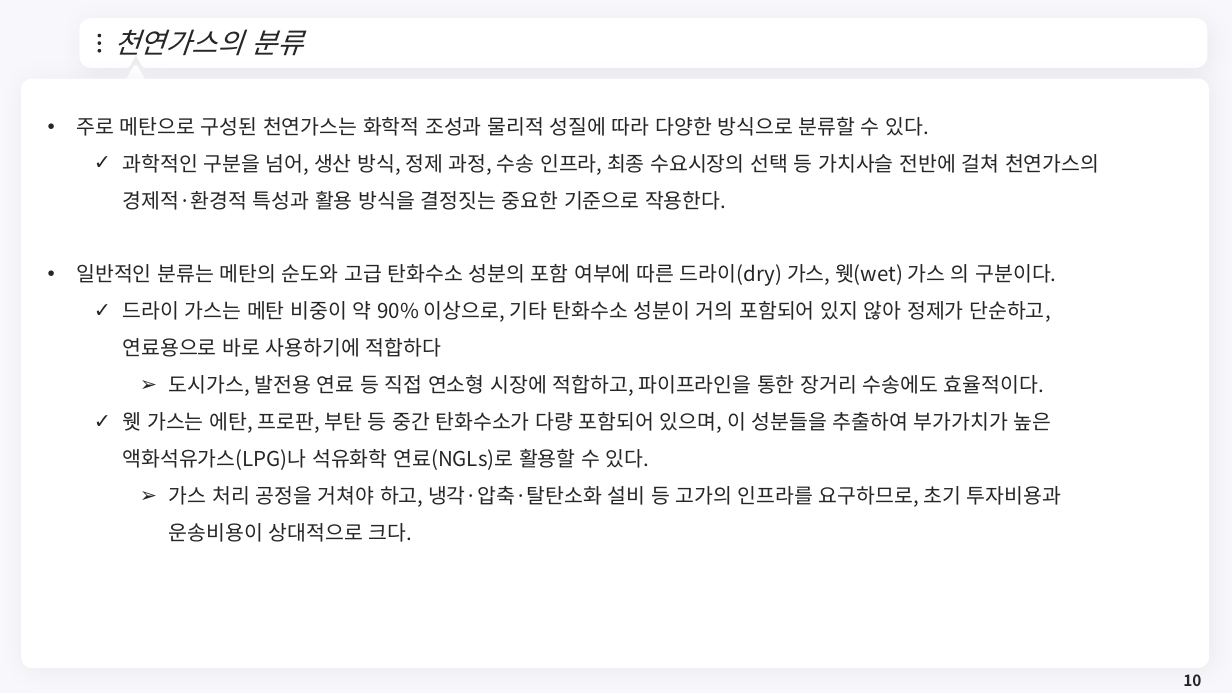
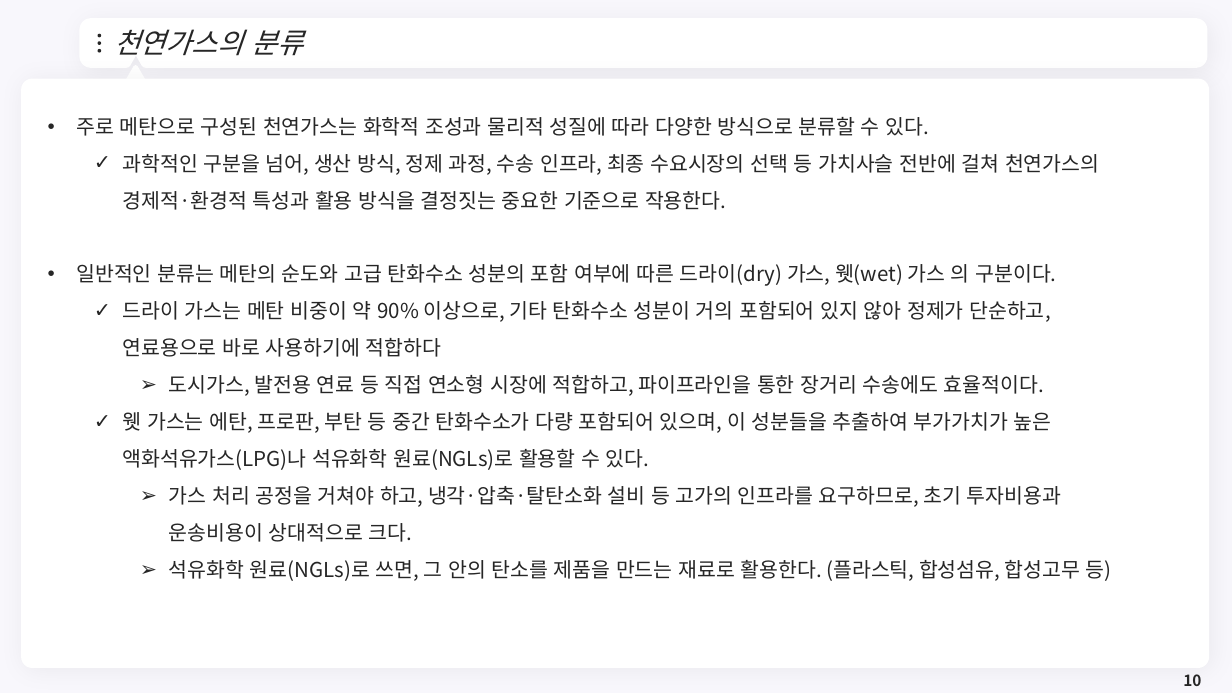
Before and after one commit to meandthey/Teaching, a slide deck: slide 10 of 에너지경제학/자원에너지경제학_Chapter_4 (가스).pptx. Drawn at 1232x693 pixels with LibreOffice and Linux fonts; fonts in the diff are those of the drawing; background and template pictures are left out. Boxes give left, top, right and bottom in pixels: in the first picture for what was removed or moved away, otherwise in the second. Text is boxed around its words. In the diff, an @@ line names an element or a change of style, - is before the commit and + after.

```diff
--- a/에너지경제학/자원에너지경제학_Chapter_4 (가스).pptx
+++ b/에너지경제학/자원에너지경제학_Chapter_4 (가스).pptx
@@ text at box(123, 412, 1052, 470): text changed @@
-  ✓ 웻 가스는 에탄, 프로판, 부탄 등 중간 탄화수소가 다량 포함되어 있으며, 이 성분들을 추출하여 부가가치가 높은 액화석유가스(LPG)나 석유화학 연료(NGLs)로 활용할 수 있다.
+  ✓ 웻 가스는 에탄, 프로판, 부탄 등 중간 탄화수소가 다량 포함되어 있으며, 이 성분들을 추출하여 부가가치가 높은 액화석유가스(LPG)나 석유화학 원료(NGLs)로 활용할 수 있다.
@@ text at box(169, 560, 1112, 581): paragraph added @@
+    ➢ 석유화학 원료(NGLs)로 쓰면, 그 안의 탄소를 제품을 만드는 재료로 활용한다. (플라스틱, 합성섬유, 합성고무 등)
```
Also in this commit, not shown: 19 other slides changed, 2 slides removed, 1 other file.
